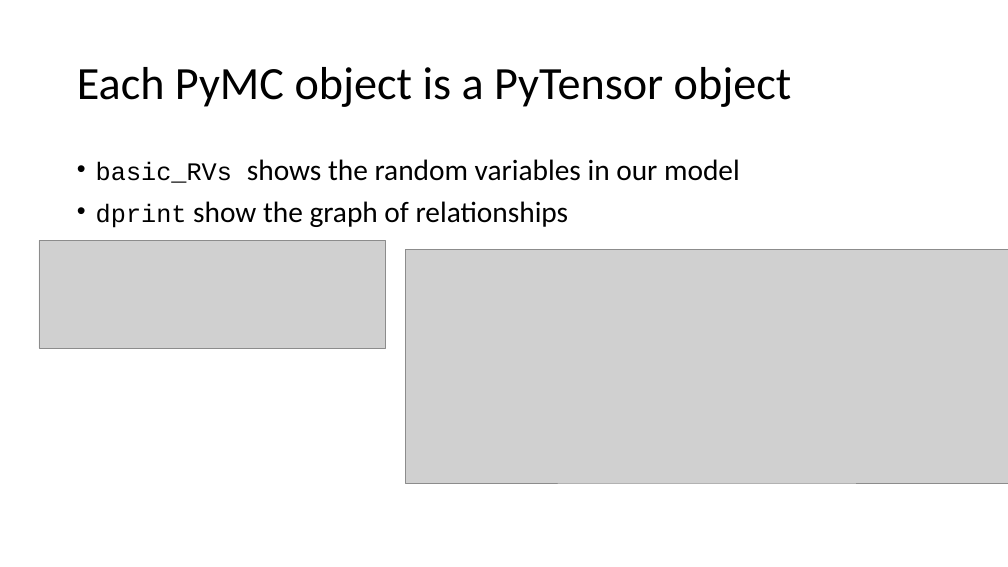
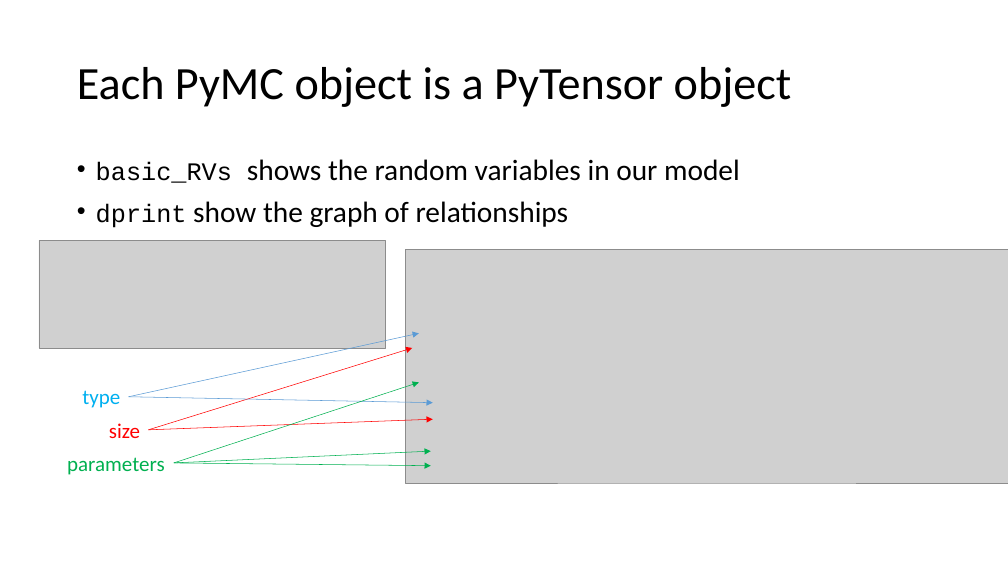
Before and after one commit to opherdonchin/StatisticalComputationAndAnalysis, a slide deck: slide 51 of Lectures/Lecture 3 PyMC and Sampling.pptx (slide 48 before the commit). Drawn at 1008x567 pixels with LibreOffice and Linux fonts; fonts in the diff are those of the drawing; grey boxes stand for pictures. Boxes give left, top, right and bottom in pixels: in the first picture for what was removed or moved away, otherwise in the second. Text is boxed around its words. In the diff, an @@ line names an element or a change of style, - is before the commit and + after.

Commit message:
Working on lecture 4
Almost done with Gaussian slides.

```diff
--- a/Lectures/Lecture 3 PyMC and Sampling.pptx
+++ b/Lectures/Lecture 3 PyMC and Sampling.pptx
@@ arrow added from (129, 397) to (419, 333), #5B9BD5 0.5 pt @@
@@ arrow added from (148, 430) to (412, 348), #FF0000 0.5 pt @@
@@ arrow added from (174, 463) to (419, 383), #00B050 0.5 pt @@
@@ text added at <box>82,390,120,408</box>, 20 pt, text #00B0F0 @@
+type
@@ arrow added from (129, 397) to (433, 403), #5B9BD5 0.5 pt @@
@@ text added at <box>109,423,140,438</box>, 20 pt, text #FF0000 @@
+size
@@ arrow added from (148, 430) to (433, 420), #FF0000 0.5 pt @@
@@ text added at <box>67,457,165,475</box>, 20 pt, text #00B050 @@
+parameters
@@ arrow added from (174, 463) to (431, 451), #00B050 0.5 pt @@
@@ arrow added from (174, 463) to (431, 466), #00B050 0.5 pt @@
```
Also in this commit, not shown: 4 other files.
